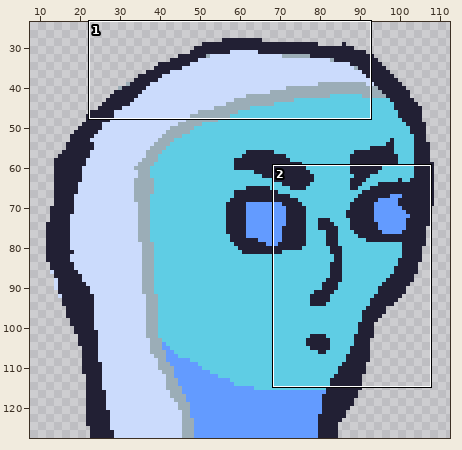
Sprite sheet: assets/toDist/combat-young-torrin-attack.png. Above, an overview of the earlier version with the close-up marked.
Close-up. First the earlier version:
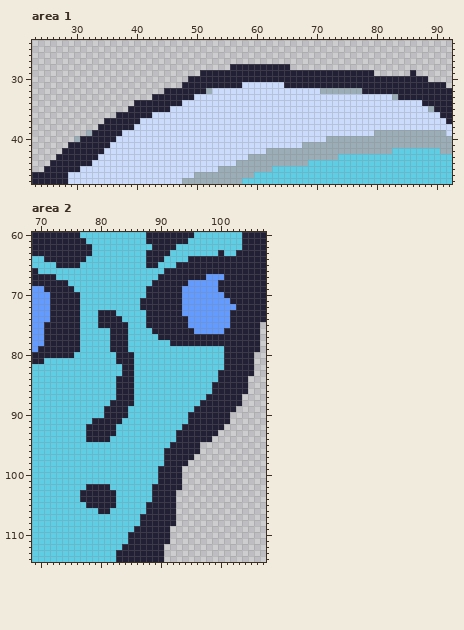
The file is 128x128 pixels. Shown: area 1: x 23..92, y 24..47; area 2: x 69..107, y 60..114. The wide view leaves out empty margins. The commit also changed other parts of the picture, which this record leaves out.
The same view after the edit:
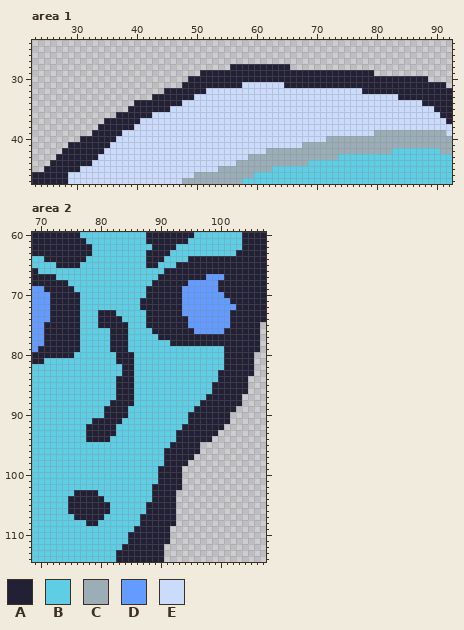
Palette (. is transparent): A #222034  B #5fcde4  C #9badb7  D #639bff  E #cbdbfc
Diff:
Area 1:
Colour C becomes colour E in row 32 at x 52 and 71 to 77; in row 33 at x 83; in row 35 at x 89.
Colour A is gone in row 29 at x 86.
Colour C is gone in row 39 at x 32; in row 40 at x 30.
Area 2:
Colour B becomes colour A in row 103 at x 76; in row 104 at x 75 to 76; in row 105 at x 75 to 77; in row 106 at x 75 to 79; in row 107 at x 76 to 80; in row 108 at x 78 to 79.
Colour A becomes colour B in row 63 at x 100; in row 102 at x 78 to 81; in row 103 at x 80 to 82; in row 104 at x 81 to 82; in row 105 at x 82.
